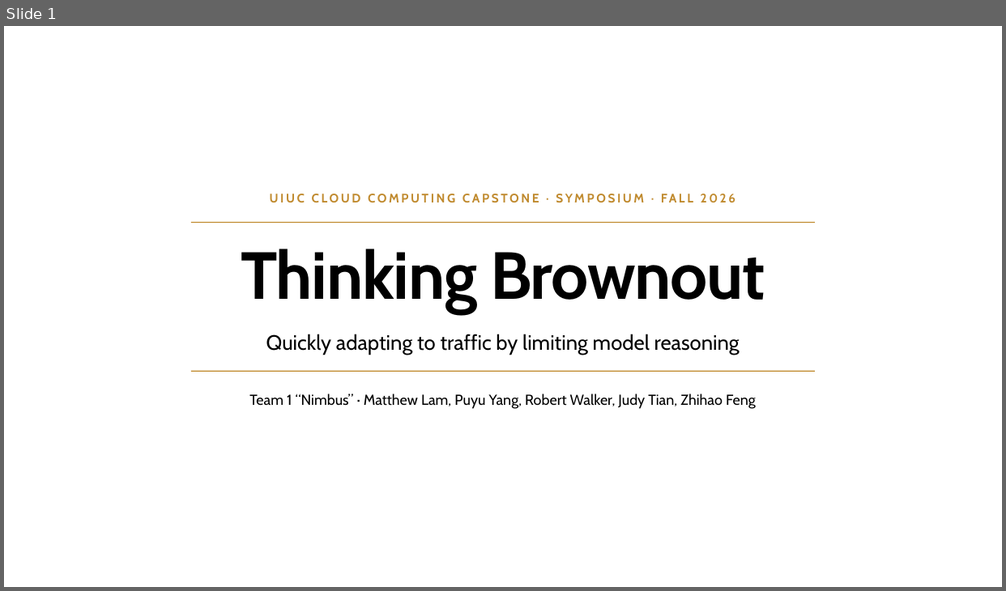
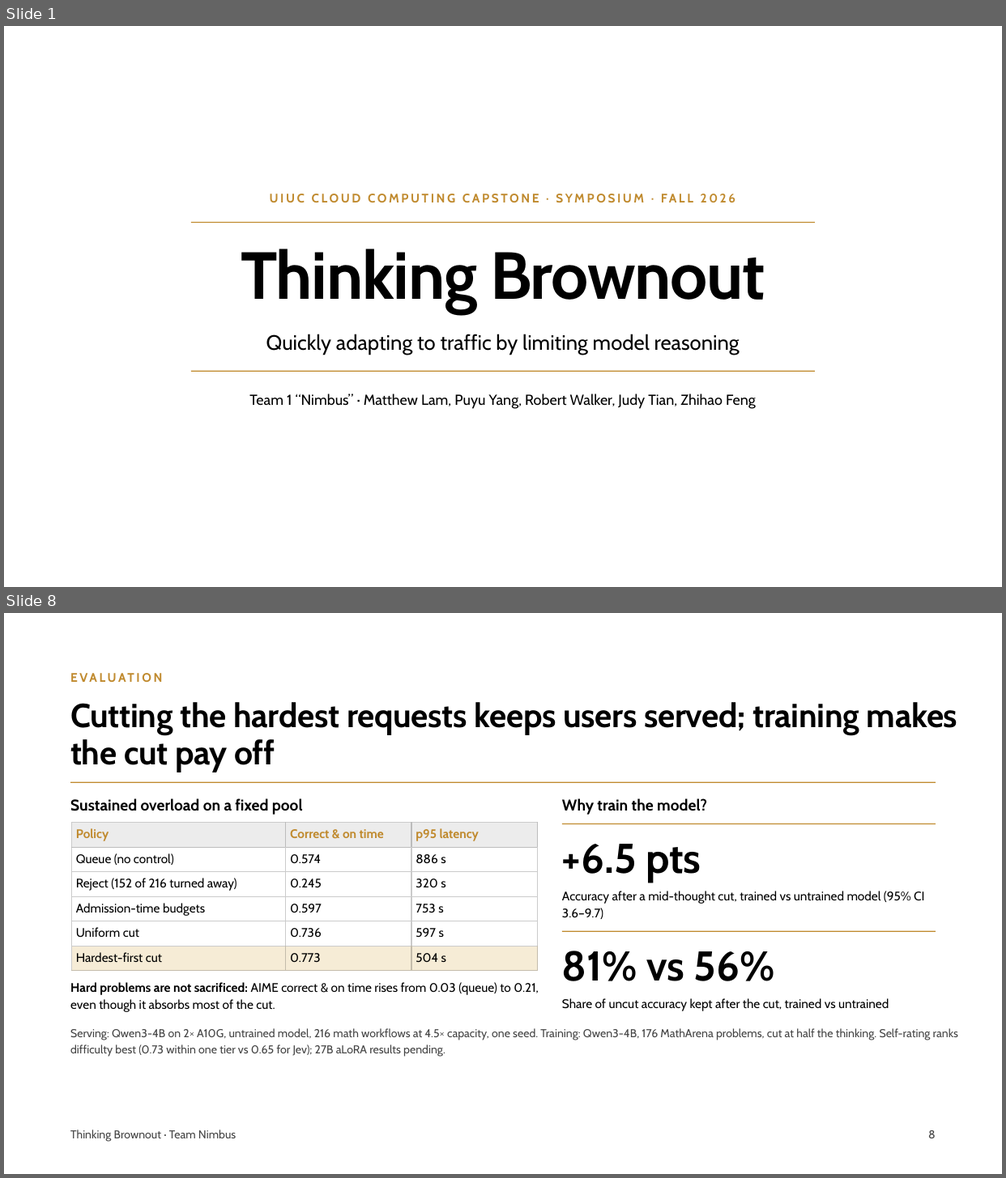
Before and after one commit to pyangyu/team1_nimbus_copy, a slide deck: Symposium Slides.pptx. Shown one above the other, each under a label of ours: slide 1 before the commit, slides 1 and 8 after it; the slides between them are not shown. The pictures are 1006x591 and 1006x1178 pixels, drawn with LibreOffice and Linux fonts; fonts in the diff are those of the drawing. Boxes give left, top, right and bottom in pixels: in the first picture for what was removed or moved away, otherwise in the second. Text is boxed around its words. In the diff, an @@ line names an element or a change of style, - is before the commit and + after.

Commit message:
Symposium Slides: on-prem framing, merged related work, key idea, new evaluation and conclusion

```diff
--- a/Symposium Slides.pptx
+++ b/Symposium Slides.pptx
@@ slide 8 added at bbox=[4, 613, 1002, 1174], background #FFFFFF @@
@@ text added at bbox=[70, 667, 961, 687], 12 pt, text #C08A2E, bold @@
+EVALUATION
@@ title added at bbox=[70, 702, 957, 773], 32 pt, text #000000, bold @@
+Cutting the hardest requests keeps users served; training makes the cut pay off
@@ line added from (70, 782) to (936, 782), #C08A2E 1 pt @@
@@ text added at bbox=[70, 798, 303, 815], 15 pt, text #000000, bold @@
+Sustained overload on a fixed pool
@@ text added at bbox=[562, 798, 707, 815], 15 pt, text #000000, bold @@
+Why train the model?
@@ table added at bbox=[71, 823, 537, 971], 6 rows, 3 columns @@
+Policy | Correct & on time | p95 latency
+Queue (no control) | 0.574 | 886 s
+Reject (152 of 216 turned away) | 0.245 | 320 s
+Admission-time budgets | 0.597 | 753 s
+Uniform cut | 0.736 | 597 s
+Hardest-first cut | 0.773 | 504 s
@@ line added from (562, 824) to (936, 824), #C08A2E 1 pt @@
@@ text added at bbox=[562, 844, 701, 882], 40 pt, text #000000, bold @@
++6.5 pts
@@ text added at bbox=[562, 891, 924, 919], 12 pt, text #000000 @@
+Accuracy after a mid-thought cut, trained vs untrained model (95% CI 3.6–9.7)
@@ line added from (562, 932) to (936, 932), #C08A2E 1 pt @@
@@ text added at bbox=[562, 951, 775, 982], 40 pt, text #000000, bold @@
+81% vs 56%
@@ text added at bbox=[70, 982, 539, 1012], 12 pt, text #000000 @@
+Hard problems are not sacrificed: AIME correct & on time rises from 0.03 (queue) to 0.21, even though it absorbs most of the cut.
@@ text added at bbox=[562, 999, 889, 1012], 12 pt, text #000000 @@
+Share of uncut accuracy kept after the cut, trained vs untrained
@@ text added at bbox=[70, 1029, 958, 1057], 11 pt, text #444444 @@
+Serving: Qwen3-4B on 2× A10G, untrained model, 216 math workflows at 4.5× capacity, one seed. Training: Qwen3-4B, 176 MathArena problems, cut at half the thinking. Self-rating ranks difficulty best (0.73 within one tier vs 0.65 for Jev); 27B aLoRA results pending.
@@ text added at bbox=[70, 1130, 236, 1141], 11 pt, text #444444 @@
+Thinking Brownout · Team Nimbus
@@ text added at bbox=[928, 1131, 936, 1139], 11 pt, text #444444 @@
+8
```
Also in this commit, not shown: 3 slides changed, 4 other slides added, 3 slides removed.
